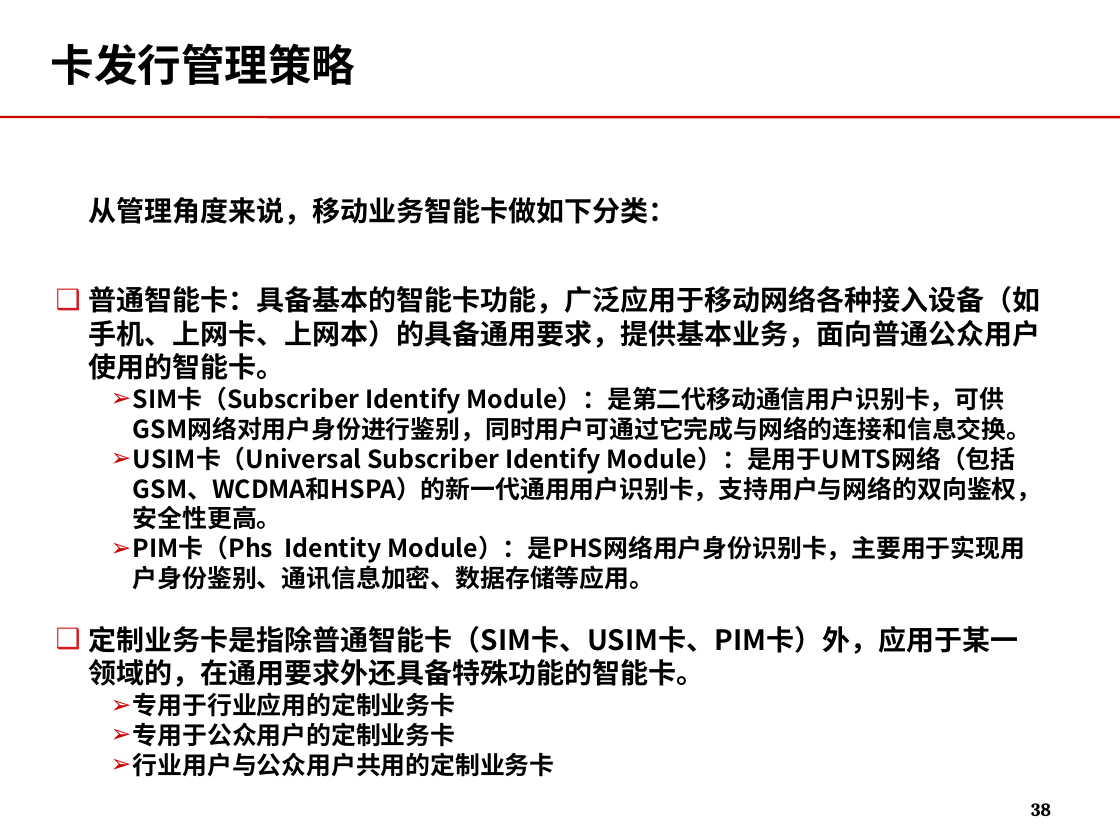
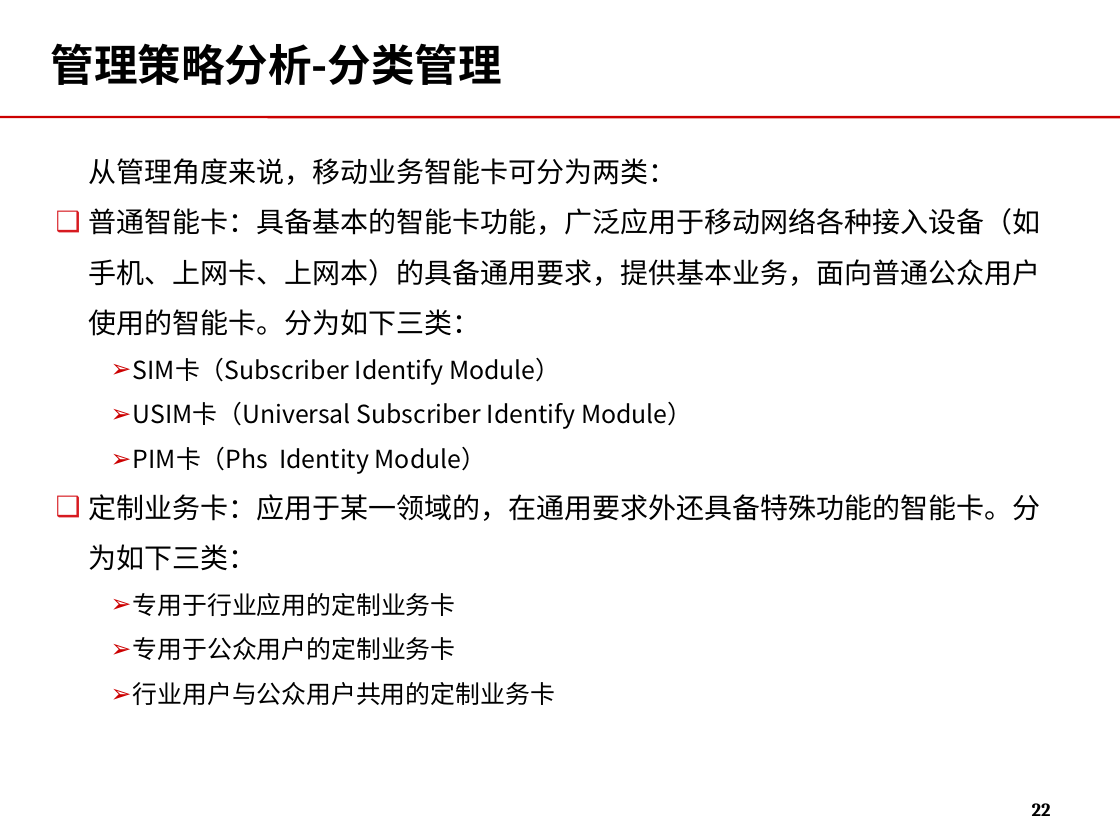
Before and after one commit to momo1101/unicardsrch, a slide deck: slide 22 of 软课题文本/软课题-中国联通电信卡业务及策略研究.ppt (slide 38 before the commit). Drawn at 1120x840 pixels with LibreOffice and Linux fonts; fonts in the diff are those of the drawing; background and template pictures are left out. Boxes give left, top, right and bottom in pixels: in the first picture for what was removed or moved away, otherwise in the second. Text is boxed around its words. In the diff, an @@ line names an element or a change of style, - is before the commit and + after.

```diff
--- a/软课题文本/软课题-中国联通电信卡业务及策略研究.ppt
+++ b/软课题文本/软课题-中国联通电信卡业务及策略研究.ppt
@@ title at (x1=51, y1=43, x2=502, y2=85): text changed @@
-卡发行管理策略
+管理策略分析-分类管理
@@ text at (x1=89, y1=158, x2=1041, y2=571): text changed; size 16 to 18 pt; bold off @@
-从管理角度来说，移动业务智能卡做如下分类：
-❑ 普通智能卡：具备基本的智能卡功能，广泛应用于移动网络各种接入设备（如手机、上网卡、上网本）的具备通用要求，提供基本业务，面向普通公众用户使用的智能卡。
-  ➢ SIM卡（Subscriber Identify Module）：是第二代移动通信用户识别卡，可供GSM网络对用户身份进行鉴别，同时用户可通过它完成与网络的连接和信息交换。
-  ➢ USIM卡（Universal Subscriber Identify Module）：是用于UMTS网络（包括GSM、WCDMA和HSPA）的新一代通用用户识别卡，支持用户与网络的双向鉴权，安全性更高。
-  ➢ PIM卡（Phs Identity Module）：是PHS网络用户身份识别卡，主要用于实现用户身份鉴别、通讯信息加密、数据存储等应用。
-❑ 定制业务卡是指除普通智能卡（SIM卡、USIM卡、PIM卡）外，应用于某一领域的，在通用要求外还具备特殊功能的智能卡。
+从管理角度来说，移动业务智能卡可分为两类：
+❑ 普通智能卡：具备基本的智能卡功能，广泛应用于移动网络各种接入设备（如手机、上网卡、上网本）的具备通用要求，提供基本业务，面向普通公众用户使用的智能卡。分为如下三类：
+  ➢ SIM卡（Subscriber Identify Module）
+  ➢ USIM卡（Universal Subscriber Identify Module）
+  ➢ PIM卡（Phs Identity Module）
+❑ 定制业务卡：应用于某一领域的，在通用要求外还具备特殊功能的智能卡。分为如下三类：
@@ text at (x1=133, y1=593, x2=555, y2=705): bold off in "专用于行业应用的定制业务卡", "专用于公众用户的定制业务卡", "行业用户与公众用户共用的定制业务卡"; line spacing 1 to 1.5 @@
@@ page number at (x1=1032, y1=803, x2=1051, y2=816): text changed @@
-38
+22
```
Also in this commit, not shown: 37 other slides changed, 3 slides added, 27 slides removed.
